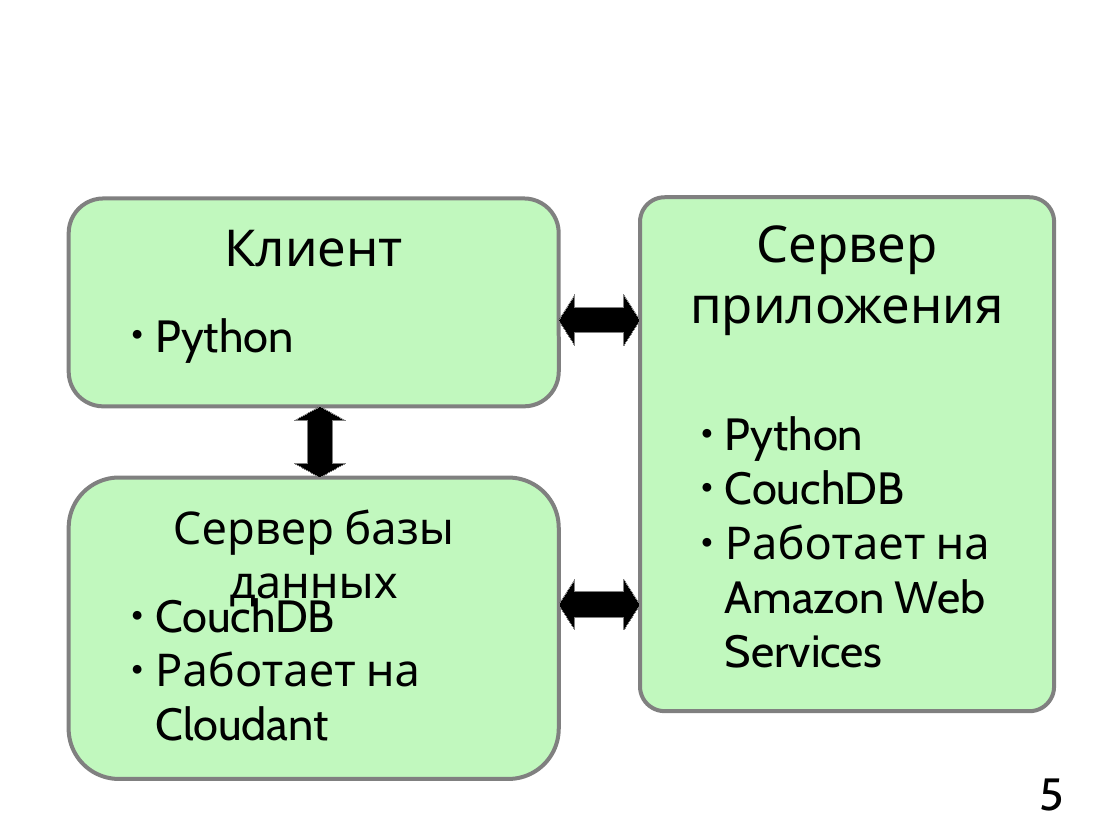
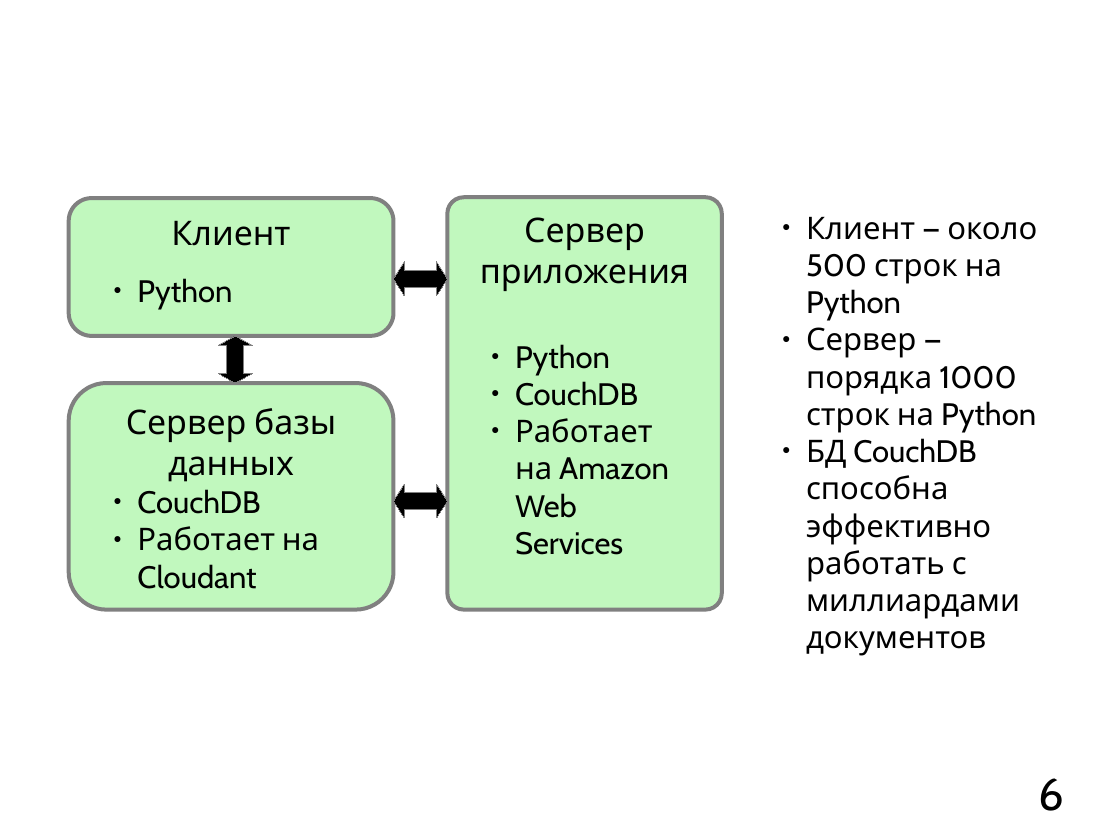
Before and after one commit to mkpankov/adaptor, a slide deck: slide 6 of diploma/defense/brochure.odp (slide 5 before the commit). Drawn at 1120x840 pixels with LibreOffice and Linux fonts; fonts in the diff are those of the drawing; background and template pictures are left out. Boxes give left, top, right and bottom in pixels: in the first picture for what was removed or moved away, otherwise in the second. Text is boxed around its words. In the diff, an @@ line names an element or a change of style, - is before the commit and + after.

```diff
--- a/diploma/defense/brochure.odp
+++ b/diploma/defense/brochure.odp
@@ rounded rectangle "Клиент": place and size @@
-rounded rectangle "Клиент" at (69, 198, 559, 407)
+rounded rectangle "Клиент" at (69, 198, 394, 336)
@@ rounded rectangle "Клиент" at (69, 198, 394, 336): size 36 to 24 pt @@
@@ freeform shape "Сервер приложения" at (447, 197, 722, 610): size 36 to 24 pt @@
@@ freeform shape "Сервер приложения": place and size @@
-freeform shape "Сервер приложения" at (640, 197, 1055, 711)
+freeform shape "Сервер приложения" at (447, 197, 722, 610)
@@ text added at (806, 216, 1037, 656), 22 pt, text #000000 @@
+● Клиент — около 500 строк на Python
+● Сервер — порядка 1000 строк на Python
+● БД CouchDB способна эффективно работать с миллиардами документов
@@ text "Python": place and size @@
-text "Python" at (155, 318, 293, 362)
+text "Python" at (137, 278, 232, 310)
@@ left right arrow: place and size @@
-left right arrow at (559, 295, 640, 346)
+left right arrow at (393, 262, 447, 296)
@@ left right arrow at (393, 262, 447, 296): proportions changed @@
@@ left right arrow added at (218, 336, 252, 383), fill #000000, outline #808080 0 pt @@
@@ size 32 to 22 pt in 3 elements at (137, 278, 232, 310), (137, 489, 319, 589), (515, 344, 669, 555) @@
@@ text "Python": place and size @@
-text "Python" at (725, 416, 990, 668)
+text "Python" at (515, 344, 669, 555)
@@ rounded rectangle "Сервер базы данных": place and size @@
-rounded rectangle "Сервер базы данных" at (69, 478, 559, 780)
+rounded rectangle "Сервер базы данных" at (69, 383, 394, 610)
@@ rounded rectangle "Сервер базы данных" at (69, 383, 394, 610): size 32 to 24 pt @@
@@ text "CouchDB": place and size @@
-text "CouchDB" at (155, 594, 420, 741)
+text "CouchDB" at (137, 489, 319, 589)
@@ left right arrow at (393, 484, 447, 517): proportions changed; rotation 90 to 0 degrees @@
@@ left right arrow removed at (559, 579, 640, 630) @@
@@ page number at (1038, 778, 1064, 811): text changed @@
-5
+6
```
Also in this commit, not shown: 3 other slides changed, 2 slides added.
